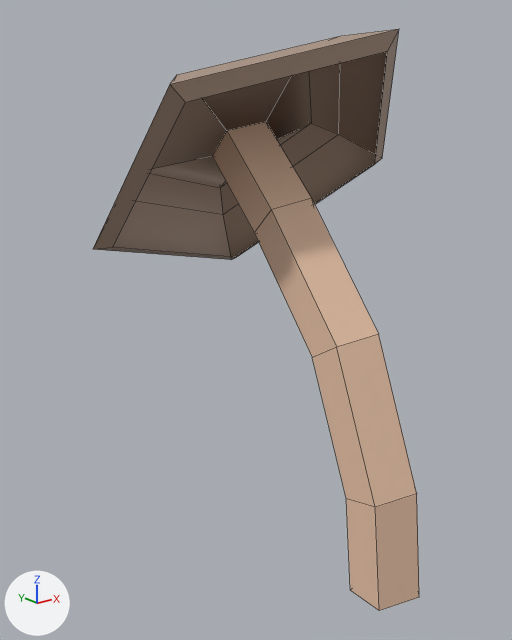
One commit to the FBX model Assets/1. Art/3D Assets/Mushroom/Mushroom_01.fbx: the scene before it, then after it.
Before and after are seen from a camera (50 mm lens) standing at (-1.141, -0.947, 1.116) and looking at (-0.061, 0.404, 0.576). Arrows for +X, +Y and +Z are at lower left; the lights stay in place. Mesh edges are drawn as thin lines. Where no turn or scale is listed for an object, it has been applied to the vertices.

Script lines for the objects in view, before the commit:
```python
me_cylinder_012 = bpy.data.meshes.new('Cylinder.012')
me_cylinder_012.from_pydata(...)  # 55 vertices, 52 faces; spans x -0.374..0.46, y -0.096..0.779, z 0.0..1.259
# faces by material slot: [31, 21]
me_cylinder_012.materials.append(mat_headmush)  # its picture is missing
me_cylinder_012.materials.append(mat_bodymush)  # beige #e7c2a6
ob_mushroom_01 = bpy.data.objects.new('Mushroom_01', me_cylinder_012)
ob_mushroom_01.location = (0.0, 0.0, 0.0)
```
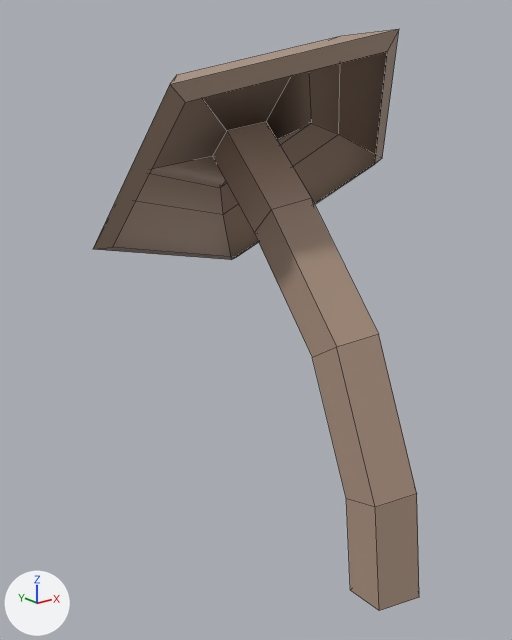
The newer file is also turned or shifted as a whole; pictures and numbers use the older file's frame.

Pixel boxes [x1, y1, x2, y2] of what changed, in the pictures (512 x 640 px):
part 1 of me_cylinder_012, recoloured: [212, 122, 419, 611] in both

Patch to the scene script:
```diff
--- a/Assets/1. Art/3D Assets/Mushroom/Mushroom_01.fbx.py
+++ b/Assets/1. Art/3D Assets/Mushroom/Mushroom_01.fbx.py
@@ me_cylinder_012 @@
 me_cylinder_012.from_pydata(...)  # 55 vertices, 52 faces; spans x -0.374..0.46, y -0.096..0.779, z 0.0..1.259
 # used by ob_mushroom_01; location = (0.0, 0.0, 0.0)
+# me_cylinder_012 part 1: all 21 faces that had it switch from mat_bodymush (beige #e7c2a6) to mat_headmush (its picture is missing)
```
